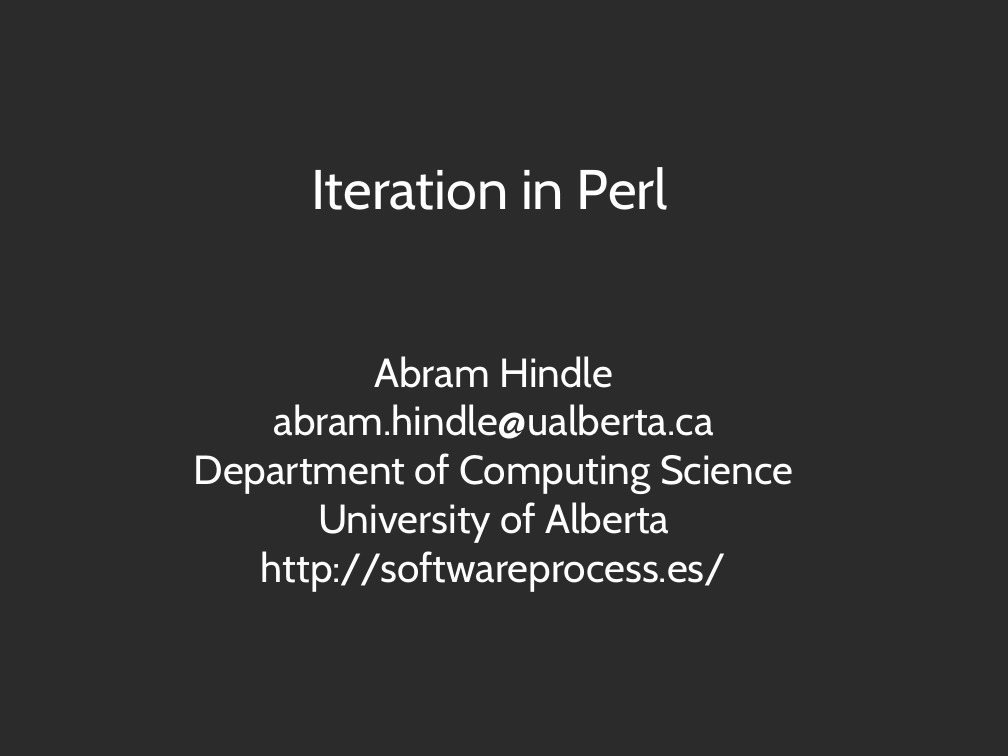
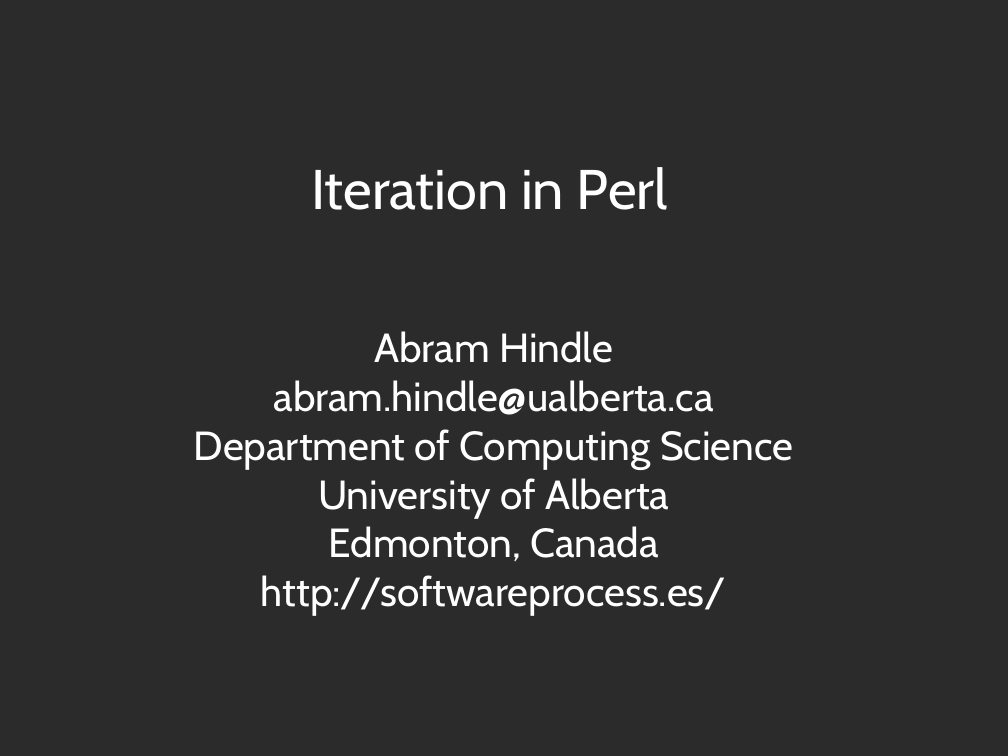
Before and after one commit to abramhindle/python-iteration-talk, a slide deck: slide 1 of iteration-talk.odp. Drawn at 1008x756 pixels with LibreOffice and Linux fonts; fonts in the diff are those of the drawing; background and template pictures are left out; a plain dark background stands for a picture behind light text. Boxes give left, top, right and bottom in pixels: in the first picture for what was removed or moved away, otherwise in the second. Text is boxed around its words. In the diff, an @@ line names an element or a change of style, - is before the commit and + after.

```diff
--- a/iteration-talk.odp
+++ b/iteration-talk.odp
@@ subtitle at [329,526,659,561]: paragraph added @@
+Edmonton, Canada
```
Also in this commit, not shown: 2 other slides changed, 1 slide added, 3 other files.
